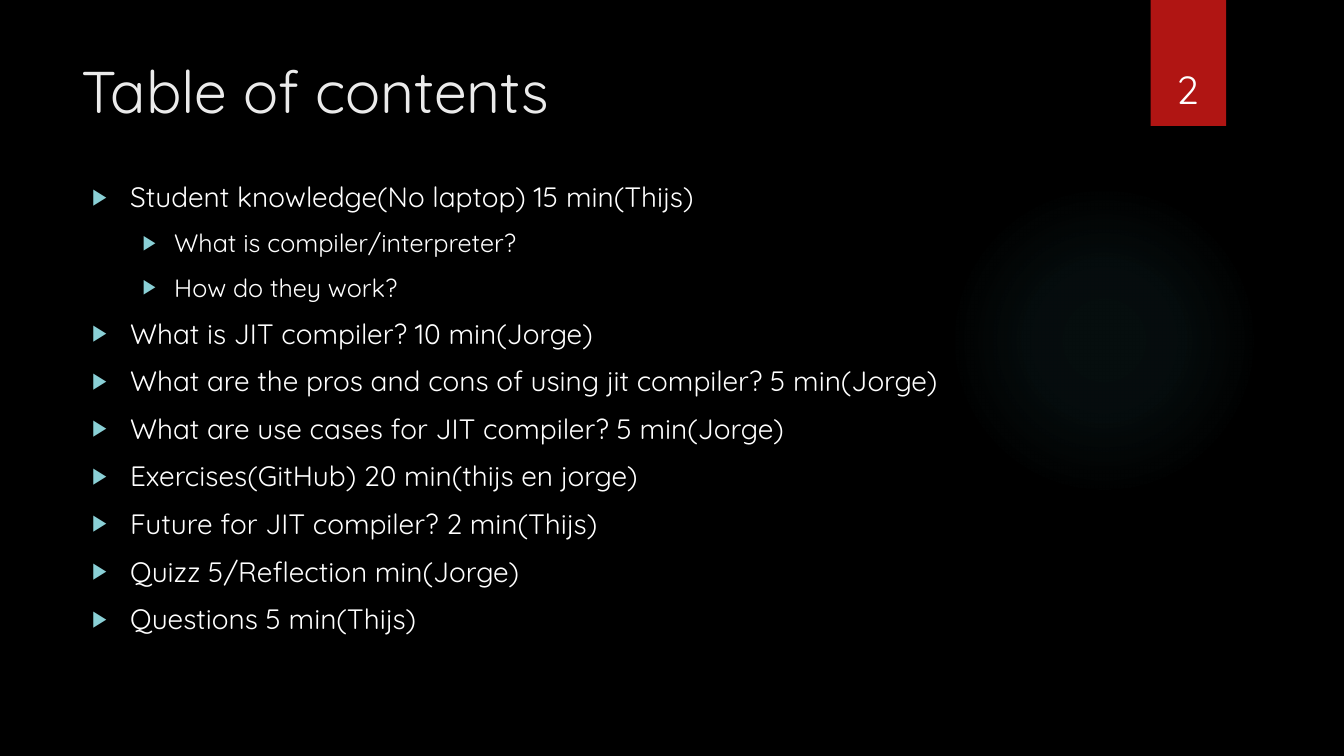
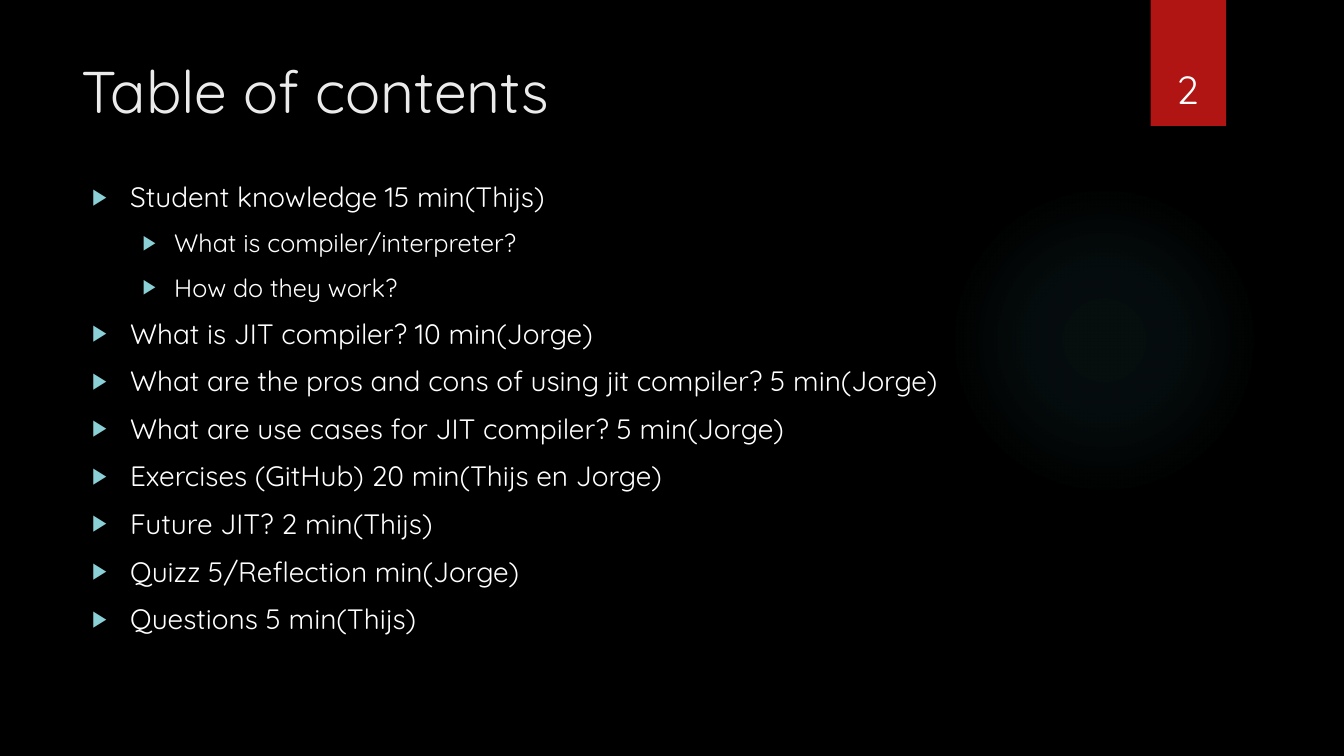
Before and after one commit to sebivenlo/esd-2024-jit-compiler, a slide deck: slide 2 of documents/presentation/presentation jit compiler.pptx. Drawn at 1344x756 pixels with LibreOffice and Linux fonts; fonts in the diff are those of the drawing; background and template pictures are left out. Boxes give left, top, right and bottom in pixels: in the first picture for what was removed or moved away, otherwise in the second. Text is boxed around its words. In the diff, an @@ line names an element or a change of style, - is before the commit and + after.

Commit message:
modified slides about compiler/interpreter hybrid and future of JIT

```diff
--- a/documents/presentation/presentation jit compiler.pptx
+++ b/documents/presentation/presentation jit compiler.pptx
@@ text at (130,186,545,213): text changed @@
-▶ Student knowledge(No laptop) 15 min(Thijs)
+▶ Student knowledge 15 min(Thijs)
@@ text at (130,465,662,540): text changed @@
-▶ Exercises(GitHub) 20 min(thijs en jorge)
-▶ Future for JIT compiler? 2 min(Thijs)
+▶ Exercises (GitHub) 20 min(Thijs en Jorge)
+▶ Future JIT? 2 min(Thijs)
```
Also in this commit, not shown: 3 other slides changed.
